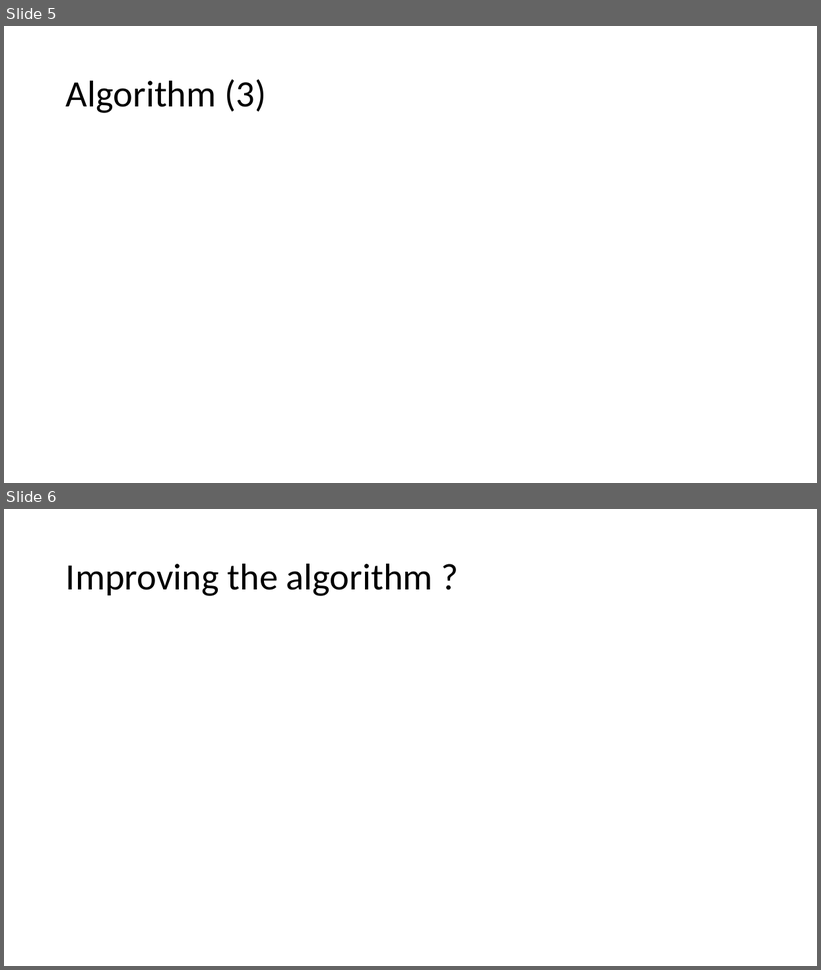
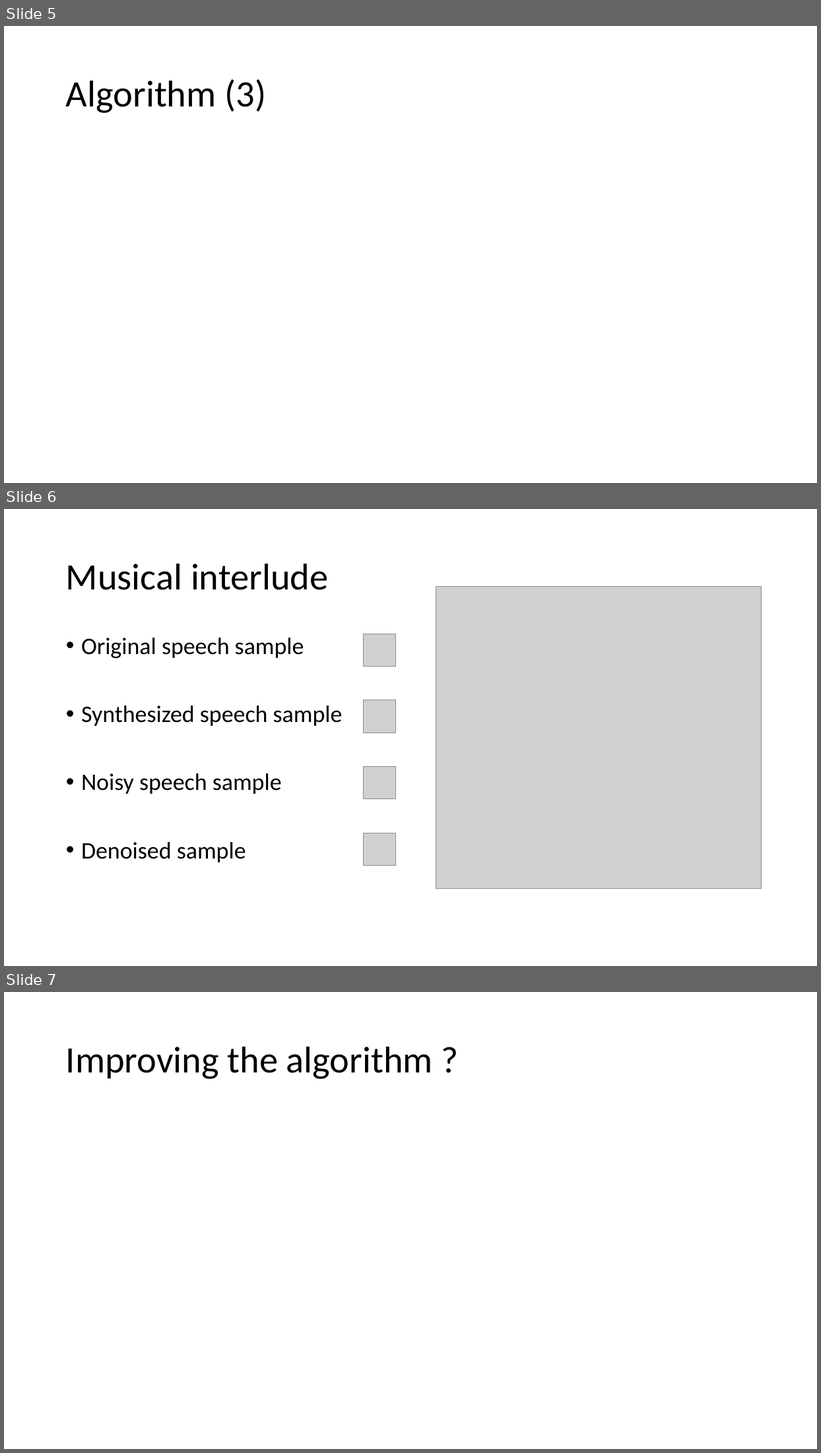
Before and after one commit to lcolbois/aasp-noise-red, a slide deck: presentation.pptx. Shown one above the other, each under a label of ours: slides 5 and 6 before the commit, slides 5, 6 and 7 after it. The pictures are 821x970 and 821x1453 pixels, drawn with LibreOffice and Linux fonts; fonts in the diff are those of the drawing; grey boxes stand for pictures. Boxes give left, top, right and bottom in pixels: in the first picture for what was removed or moved away, otherwise in the second. Text is boxed around its words. In the diff, an @@ line names an element or a change of style, - is before the commit and + after.

```diff
--- a/presentation.pptx
+++ b/presentation.pptx
@@ slide 6 added at bbox=[4, 509, 817, 966], background #FFFFFF @@
@@ title added at bbox=[66, 563, 328, 590], 44 pt, text #000000 @@
+Musical interlude
@@ picture added at bbox=[436, 586, 762, 889] @@
@@ text added at bbox=[81, 638, 343, 863], 28 pt, text #000000 @@
+• Original speech sample
+• Synthesized speech sample
+• Noisy speech sample
+• Denoised sample
@@ picture added at bbox=[363, 634, 395, 666] @@
@@ picture added at bbox=[363, 700, 395, 733] @@
@@ picture added at bbox=[363, 767, 395, 799] @@
@@ picture added at bbox=[363, 834, 395, 866] @@
@@ what was slide 6 is now slide 7 @@
```
Also in this commit, not shown: 4 slides changed, 3 other slides added, 7 other files.
